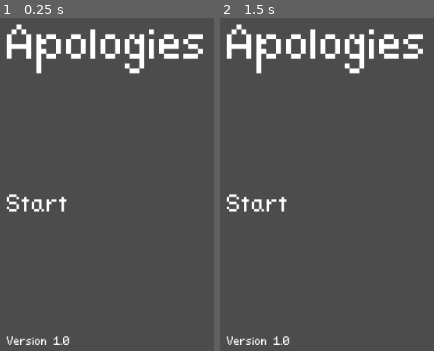
Above: before the commit, frames 1-2 (left to right).
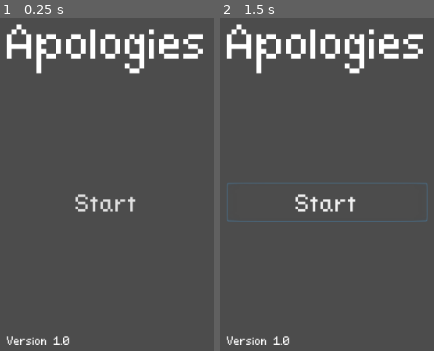
Above: after the commit, the same moments.

Repository: CloneDeath/Apologies
Game: Godot game, scene res://Main.tscn
Two runs of this game, one before a commit and one after it. Both use one fixed random seed, a clock stepped at 60 frames per second and the inputs below. Before the commit the project has no main scene; this scene is started directly in both runs.
Inputs (mouse positions are in pixels of both pictures, inside the frame that each line leads up to):
- Up to frame 1 (0.25 s): no input
- Up to frame 2 (1.5 s): click (327, 201) at 0.5 s, where only the run after the commit has a clickable "Start"; click (327, 201) at 1.25 s, where only the run after the commit has a clickable "Start"

The runs differ from the first frame. In frame 1, 1.2% of the frame differs, in the area x 2-64%, y 52-59%; in frame 2, 1.9%, in the area x 2-98%, y 49-62%.

Commit message:
Started creating start game signal

Diff:
--- /dev/null
+++ b/Main.gd
@@ -0,0 +1,11 @@
+extends Control
+
+func _ready():
+	pass
+
+func new_game():
+	print("Hello World");
+
+
+func _on_Start_start_game():
+	print("Game should be started");
--- a/Main.tscn
+++ b/Main.tscn
@@ -1,4 +1,7 @@
-[gd_scene load_steps=7 format=2]
+[gd_scene load_steps=8 format=2]
+
+[ext_resource path="res://Main.gd" type="Script" id=1]
+[ext_resource path="res://NeekoFont.ttf" type="DynamicFontData" id=2]
 
 [sub_resource type="DynamicFontData" id=1]
 font_path = "res://NeekoFont.ttf"
@@ -7,12 +10,9 @@
 size = 100
 font_data = SubResource( 1 )
 
-[sub_resource type="DynamicFontData" id=3]
-font_path = "res://NeekoFont.ttf"
-
-[sub_resource type="DynamicFont" id=4]
+[sub_resource type="DynamicFont" id=7]
 size = 50
-font_data = SubResource( 3 )
+font_data = ExtResource( 2 )
 
 [sub_resource type="DynamicFontData" id=5]
 font_path = "res://NeekoFont.ttf"
@@ -24,6 +24,7 @@
 [node name="Main" type="Control"]
 margin_right = 40.0
 margin_bottom = 40.0
+script = ExtResource( 1 )
 
 [node name="MainMenu" type="MarginContainer" parent="."]
 margin_right = 1024.0
@@ -58,12 +59,13 @@
 custom_constants/separation = 30
 alignment = 1
 
-[node name="Start" type="Label" parent="MainMenu/HBoxContainer/VBoxContainer/MenuOptions"]
-margin_top = 139.0
+[node name="Start" type="Button" parent="MainMenu/HBoxContainer/VBoxContainer/MenuOptions"]
+margin_top = 136.0
 margin_right = 257.0
-margin_bottom = 183.0
-custom_fonts/font = SubResource( 4 )
+margin_bottom = 186.0
+custom_fonts/font = SubResource( 7 )
 text = "Start"
+flat = true
 
 [node name="Version" type="Label" parent="MainMenu/HBoxContainer/VBoxContainer"]
 margin_top = 417.0
@@ -84,3 +86,5 @@
 margin_top = 219.0
 margin_right = 261.0
 margin_bottom = 219.0
+
+[connection signal="pressed" from="MainMenu/HBoxContainer/VBoxContainer/MenuOptions/Start" to="MainMenu/HBoxContainer/VBoxContainer/MenuOptions/Start" method="_on_Start_pressed"]
--- /dev/null
+++ b/Start.gd
@@ -0,0 +1,7 @@
+extends Button
+signal start_game
+
+func _on_Start_pressed():
+	self.hide();
+	print("Hello World");
+	emit_signal("start_game");
--- a/project.godot
+++ b/project.godot
@@ -16,6 +16,7 @@
 [application]
 
 config/name="Apologies"
+run/main_scene="res://Main.tscn"
 config/icon="res://icon.png"
 
 [rendering]
